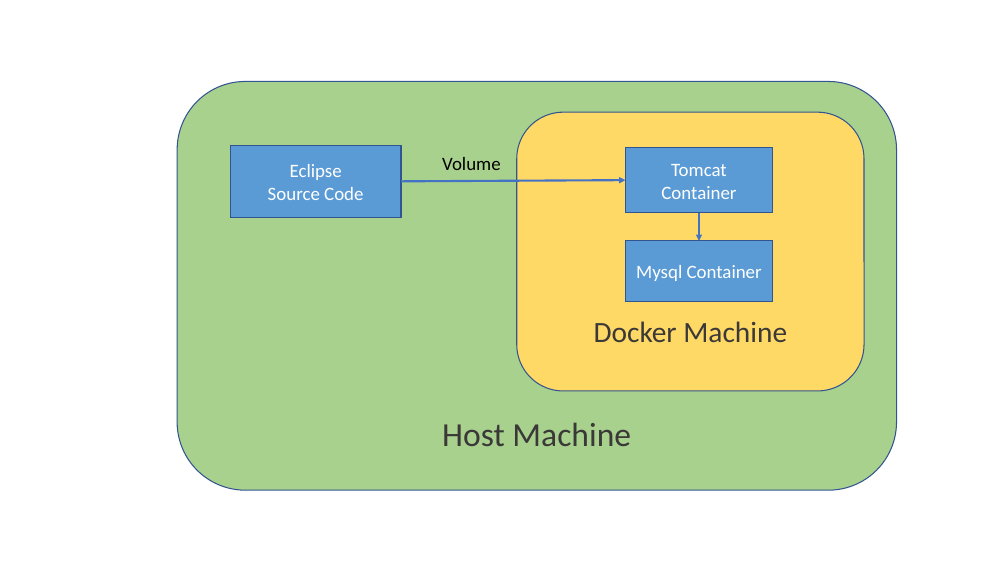
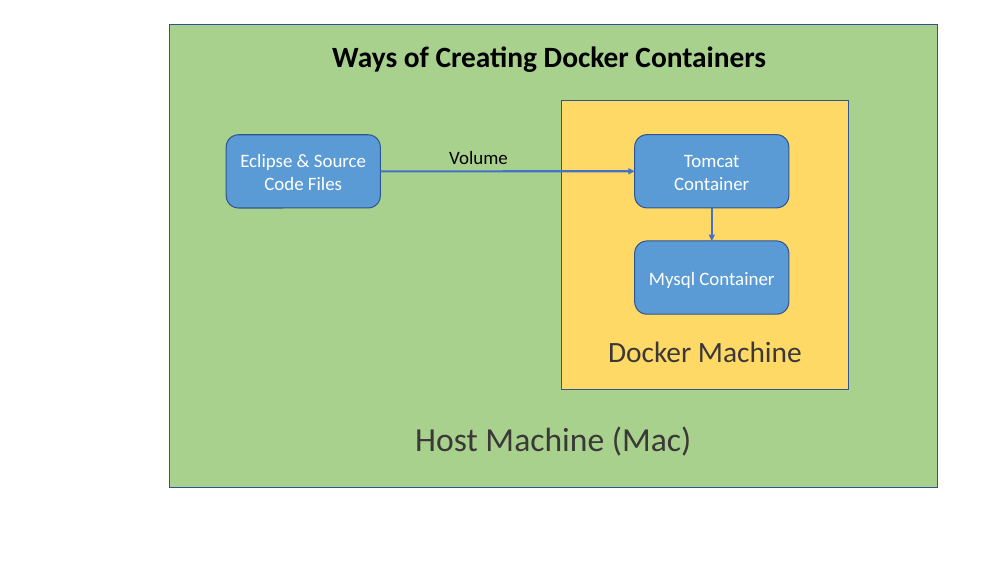
Before and after one commit to jojozhuang/jojozhuang.github.io, a slide deck: slide 4 of public/docs/docker.pptx (slide 3 before the commit). Drawn at 1008x567 pixels with LibreOffice and Linux fonts; fonts in the diff are those of the drawing. Boxes give left, top, right and bottom in pixels: in the first picture for what was removed or moved away, otherwise in the second. Text is boxed around its words. In the diff, an @@ line names an element or a change of style, - is before the commit and + after.

Commit message:
docker compose

```diff
--- a/public/docs/docker.pptx
+++ b/public/docs/docker.pptx
@@ rectangle "Host Machine (Mac)" at bbox=[169, 25, 938, 488]: rounded rectangle to rectangle @@
@@ rectangle "Host Machine (Mac)": place and size @@
-rectangle "Host Machine (Mac)" at bbox=[177, 82, 897, 491]
+rectangle "Host Machine (Mac)" at bbox=[169, 25, 938, 488]
@@ text added at bbox=[332, 46, 766, 72], 28 pt, text #000000, bold @@
+Ways of Creating Docker Containers
@@ rectangle "Docker Machine": place and size @@
-rectangle "Docker Machine" at bbox=[517, 112, 864, 391]
+rectangle "Docker Machine" at bbox=[562, 101, 848, 390]
@@ rectangle "Docker Machine" at bbox=[562, 101, 848, 390]: rounded rectangle to rectangle @@
@@ rectangle to rounded rectangle in 3 elements at bbox=[635, 135, 789, 208], bbox=[635, 241, 789, 315], bbox=[226, 135, 380, 208] @@
@@ rounded rectangle "Eclipse & Source Code Files": place and size @@
-rounded rectangle "Eclipse & Source Code Files" at bbox=[231, 145, 402, 217]
+rounded rectangle "Eclipse & Source Code Files" at bbox=[226, 135, 380, 208]
@@ text "Volume": place and size @@
-text "Volume" at bbox=[442, 157, 501, 170]
+text "Volume" at bbox=[449, 151, 508, 164]
@@ rounded rectangle "Tomcat Container": place and size @@
-rounded rectangle "Tomcat Container" at bbox=[625, 147, 773, 212]
+rounded rectangle "Tomcat Container" at bbox=[635, 135, 789, 208]
@@ text in rounded rectangle at bbox=[240, 154, 366, 190]: text changed @@
-Eclipse
-Source Code
+Eclipse & Source Code Files
@@ arrow moved from (401, 181) - (625, 180) to (380, 172) - (635, 172) @@
@@ arrow moved from (699, 212) - (699, 241) to (712, 208) - (712, 241) @@
@@ rounded rectangle "Mysql Container": place and size @@
-rounded rectangle "Mysql Container" at bbox=[625, 241, 773, 302]
+rounded rectangle "Mysql Container" at bbox=[635, 241, 789, 315]
@@ text in rectangle at bbox=[415, 426, 691, 456]: text changed @@
-Host Machine
+Host Machine (Mac)
```
Also in this commit, not shown: 9 other files.
